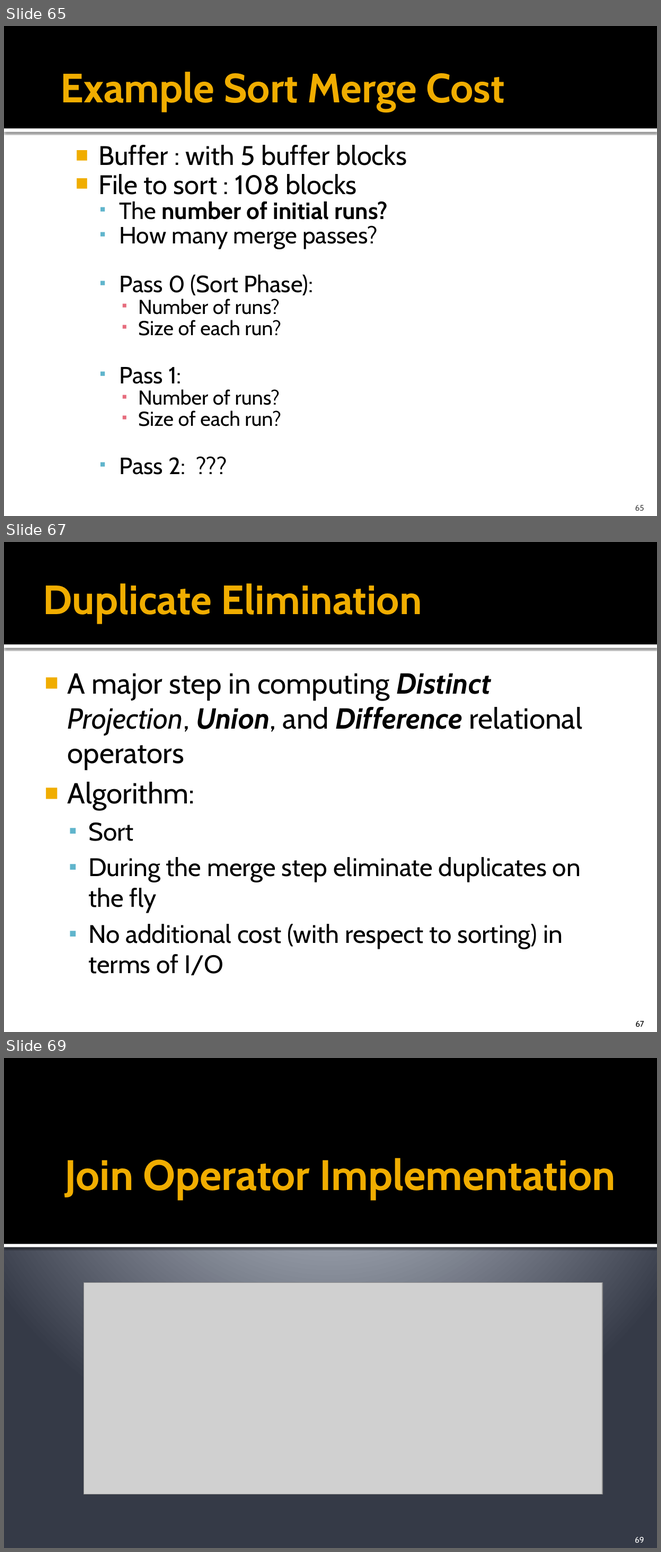
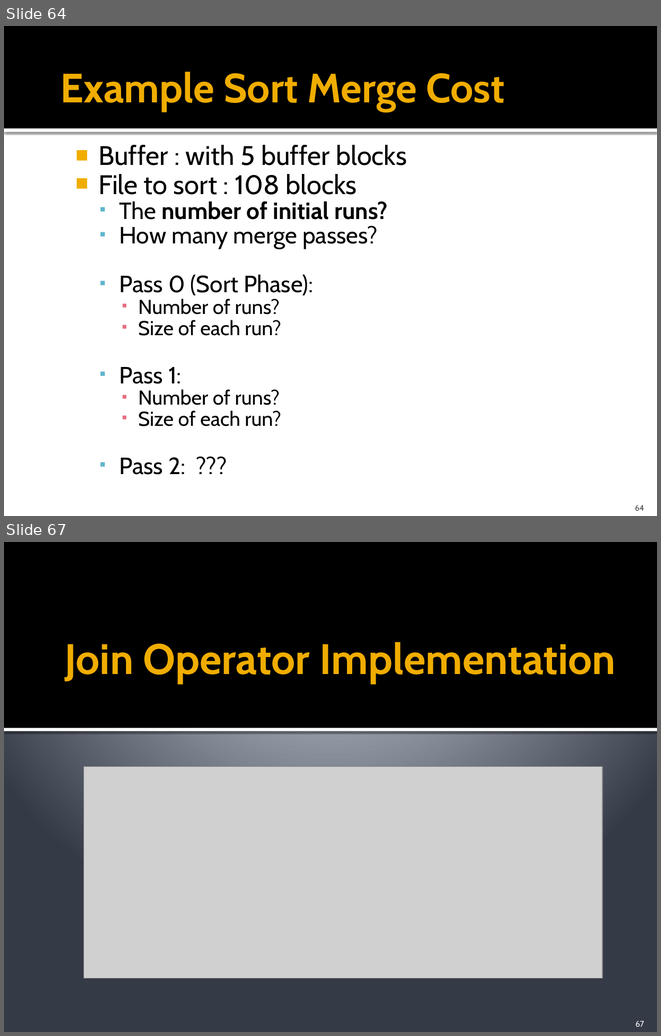
Before and after one commit to cmpt606f19/cmpt606-content, a slide deck: Lectures/09 Query Processing & Optimization.pptx. Shown one above the other, each under a label of ours: slides 65, 67 and 69 before the commit, slides 64 and 67 after it; the slides between them are not shown. The pictures are 661x1552 and 661x1036 pixels, drawn with LibreOffice and Linux fonts; fonts in the diff are those of the drawing; grey boxes stand for pictures. Boxes give left, top, right and bottom in pixels: in the first picture for what was removed or moved away, otherwise in the second. Text is boxed around its words. In the diff, an @@ line names an element or a change of style, - is before the commit and + after.

```diff
--- a/Lectures/09 Query Processing & Optimization.pptx
+++ b/Lectures/09 Query Processing & Optimization.pptx
@@ slide 67 removed at [4,542,657,1032], background #FFFFFF; not listed: 2 template elements that a slide beside it also shows @@
@@ title removed at [43,583,422,623] @@
-Duplicate Elimination
@@ text removed at [68,673,582,975] @@
-■ A major step in computing Distinct Projection, Union, and Difference relational operators
-■ Algorithm:
-  ▪ Sort
-  ▪ During the merge step eliminate duplicates on the fly
-  ▪ No additional cost (with respect to sorting) in terms of I/O
@@ page number removed at [635,1021,644,1027] @@
-67
@@ what was slide 65 is now slide 64 @@
@@ page number at [635,505,644,510]: text changed @@
-65
+64
@@ what was slide 69 is now slide 67 @@
@@ page number at [635,1021,644,1026]: text changed @@
-69
+67
```
Also in this commit, not shown: 10 slides changed, 6 other slides removed, 1 other file.
